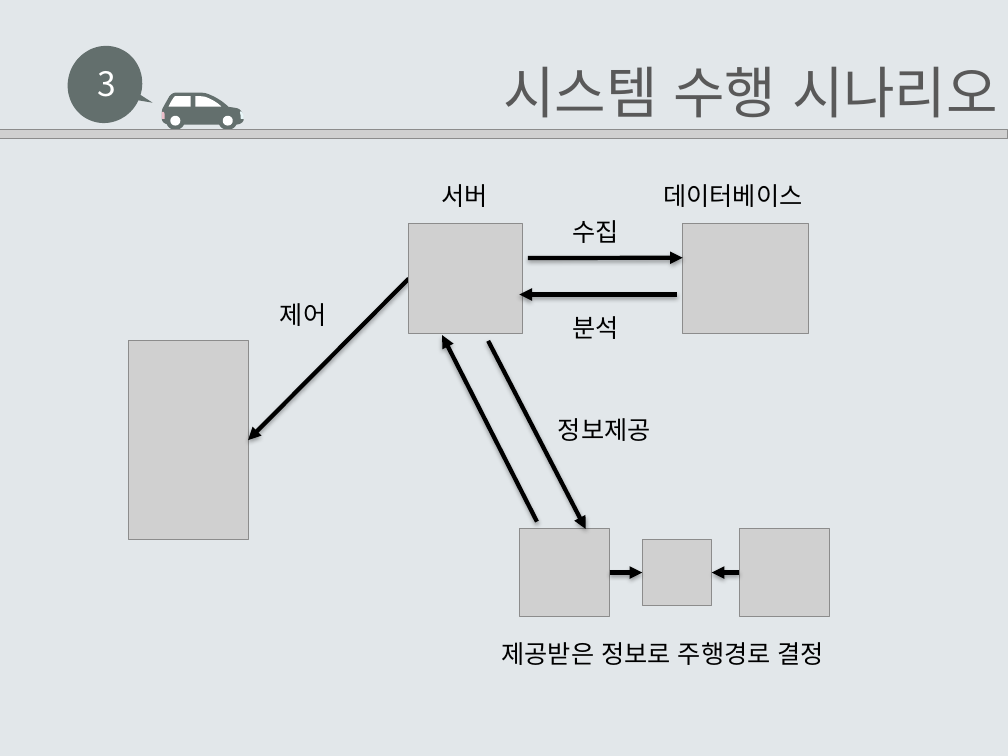
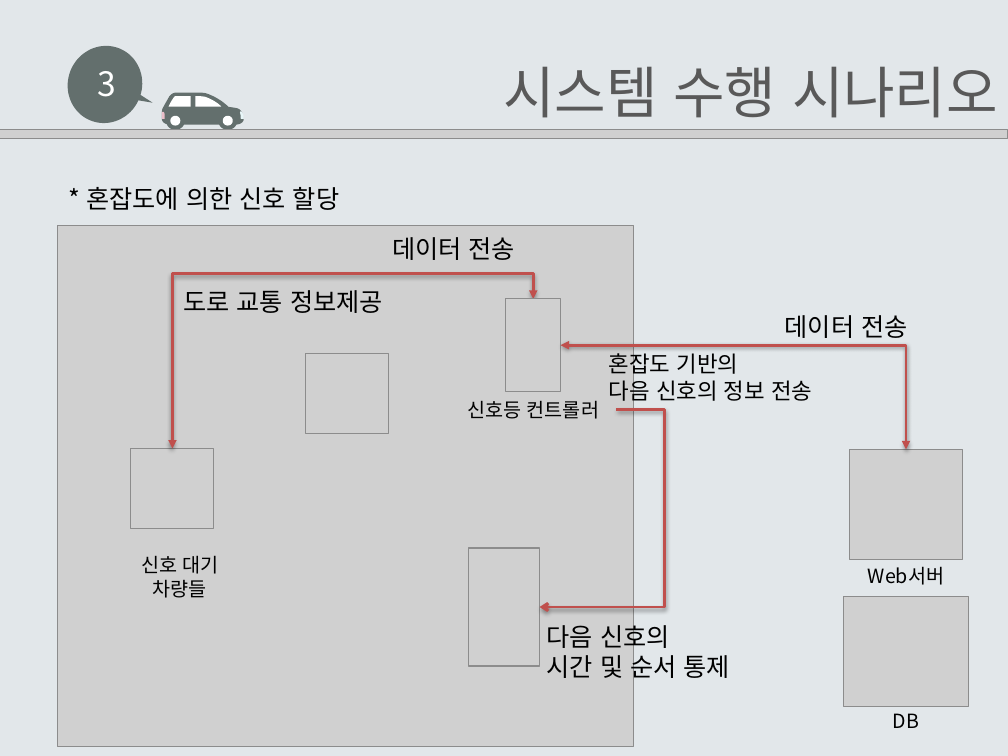
Before and after one commit to EomHeeSang/grad_proj, a slide deck: slide 10 of 발표자료/설계서2-14(엄희상,박주호,김태경).pptx. Drawn at 1008x756 pixels with LibreOffice and Linux fonts; fonts in the diff are those of the drawing; grey boxes stand for pictures. Boxes give left, top, right and bottom in pixels: in the first picture for what was removed or moved away, otherwise in the second. Text is boxed around its words. In the diff, an @@ line names an element or a change of style, - is before the commit and + after.

```diff
--- a/발표자료/설계서2-14(엄희상,박주호,김태경).pptx
+++ b/발표자료/설계서2-14(엄희상,박주호,김태경).pptx
@@ text added at [86,187,339,210], 18 pt, text #000000 @@
+* 혼잡도에 의한 신호 할당
@@ text removed at [441,184,487,207] @@
-서버
@@ text removed at [663,184,802,207] @@
-데이터베이스
@@ picture added at [57,225,633,747] @@
@@ text at [392,237,515,260]: text changed @@
-수집
+데이터 전송
@@ picture removed at [408,224,522,334] @@
@@ picture removed at [682,224,807,334] @@
@@ arrow removed from (528, 258) to (682, 258) @@
@@ elbow double arrow added from (172, 449) to (533, 299), #C0504D 2 pt @@
@@ text at [183,290,383,313]: text changed @@
-정보제공
+도로 교통 정보제공
@@ arrow removed from (408, 278) to (248, 440) @@
@@ picture added at [506,299,560,392] @@
@@ arrow removed from (677, 294) to (519, 294) @@
@@ text removed at [573,316,619,339] @@
-분석
@@ text added at [785,315,907,338], 18 pt, text #000000 @@
+데이터 전송
@@ picture removed at [129,341,249,539] @@
@@ picture: place and size @@
-picture at [739,529,830,616]
+picture at [305,353,388,432]
@@ arrow removed from (537, 521) to (443, 336) @@
@@ arrow removed from (488, 341) to (586, 529) @@
@@ elbow double arrow added from (560, 345) to (906, 450), #C0504D 2 pt @@
@@ text added at [609,350,812,405], 16 pt, text #000000 @@
+혼잡도 기반의
+다음 신호의 정보 전송
@@ text added at [467,400,599,419], 14 pt, text #000000 @@
+신호등 컨트롤러
@@ elbow arrow added from (616, 410) to (539, 607), #C0504D 2 pt @@
@@ picture: place and size @@
-picture at [519,529,610,616]
+picture at [131,449,214,528]
@@ picture removed at [642,539,712,606] @@
@@ text added at [141,555,219,598], 14 pt, text #000000 @@
+신호 대기 차량들
@@ picture added at [469,548,540,666] @@
@@ arrow removed from (610, 573) to (642, 573) @@
@@ arrow removed from (739, 573) to (712, 573) @@
@@ text at [547,620,730,682]: text changed @@
-제어
+다음 신호의
+시간 및 순서 통제
@@ text removed at [502,642,824,665] @@
-제공받은 정보로 주행경로 결정
@@ group added at [844,450,969,728]: 2 pictures, 2 texts @@
+Web서버
+DB
```
Also in this commit, not shown: 13 other slides changed, 3 slides added, 2 slides removed, 6 other files.
